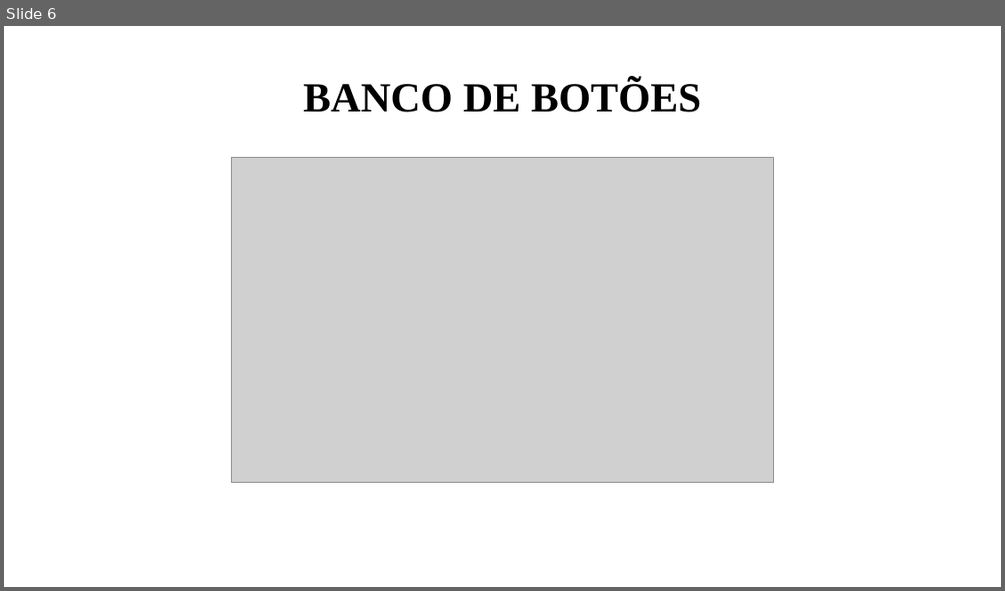
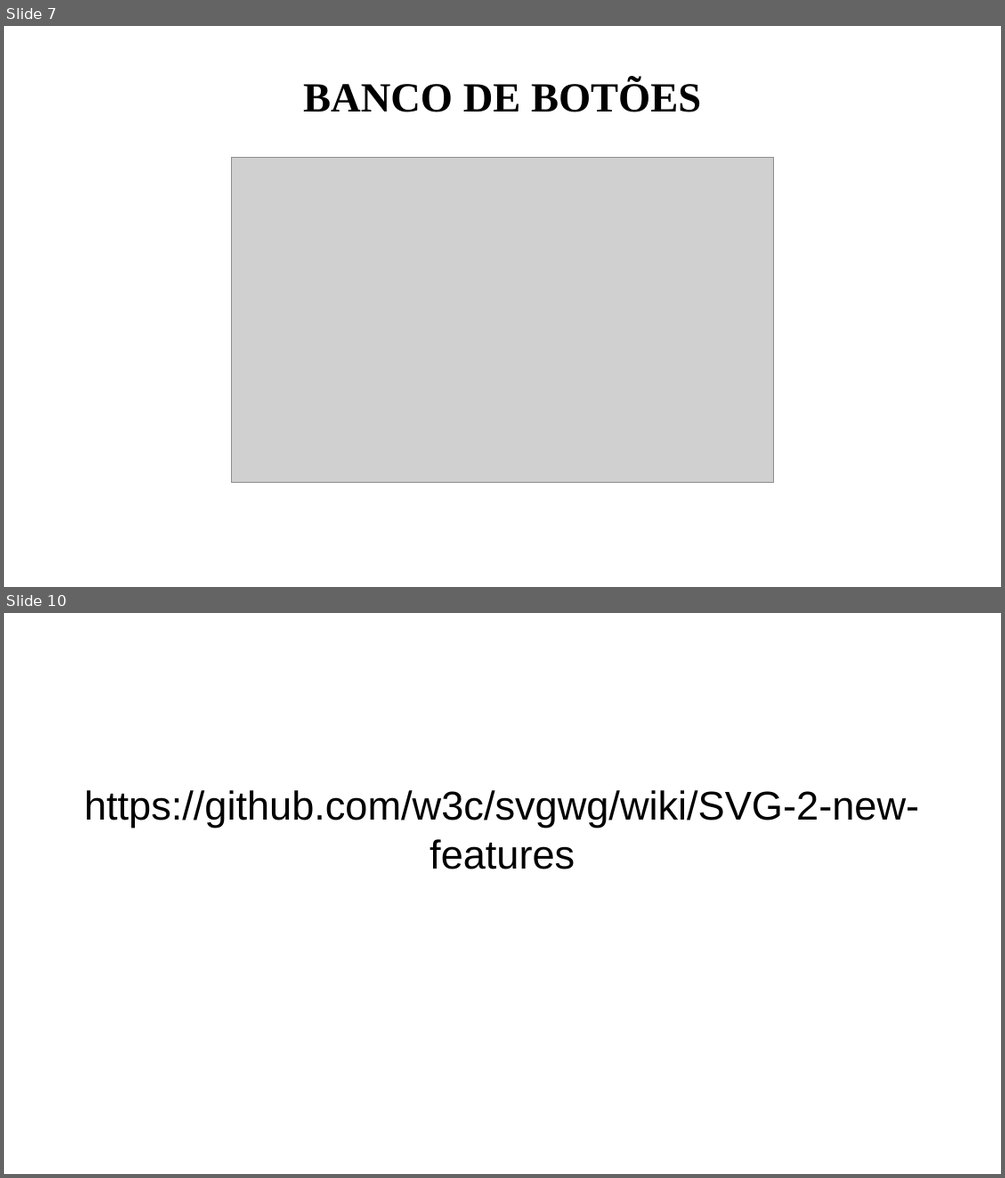
Before and after one commit to futxicaiadatec/futxicadinha01, a slide deck: quarta/slide.odp. Shown one above the other, each under a label of ours: slide 6 before the commit, slides 7 and 10 after it; the slides between them are not shown. The pictures are 1005x591 and 1005x1178 pixels, drawn with LibreOffice and Linux fonts; fonts in the diff are those of the drawing; grey boxes stand for pictures. Boxes give left, top, right and bottom in pixels: in the first picture for what was removed or moved away, otherwise in the second. Text is boxed around its words. In the diff, an @@ line names an element or a change of style, - is before the commit and + after.

```diff
--- a/quarta/slide.odp
+++ b/quarta/slide.odp
@@ slide 10 added at [4,613,1001,1174], background #FFFFFF @@
@@ subtitle added at [84,790,919,869], 32 pt, text #000000 @@
+https://github.com/w3c/svgwg/wiki/SVG-2-new-features
@@ what was slide 6 is now slide 7 @@
```
Also in this commit, not shown: 3 other slides added, 15 other files.
